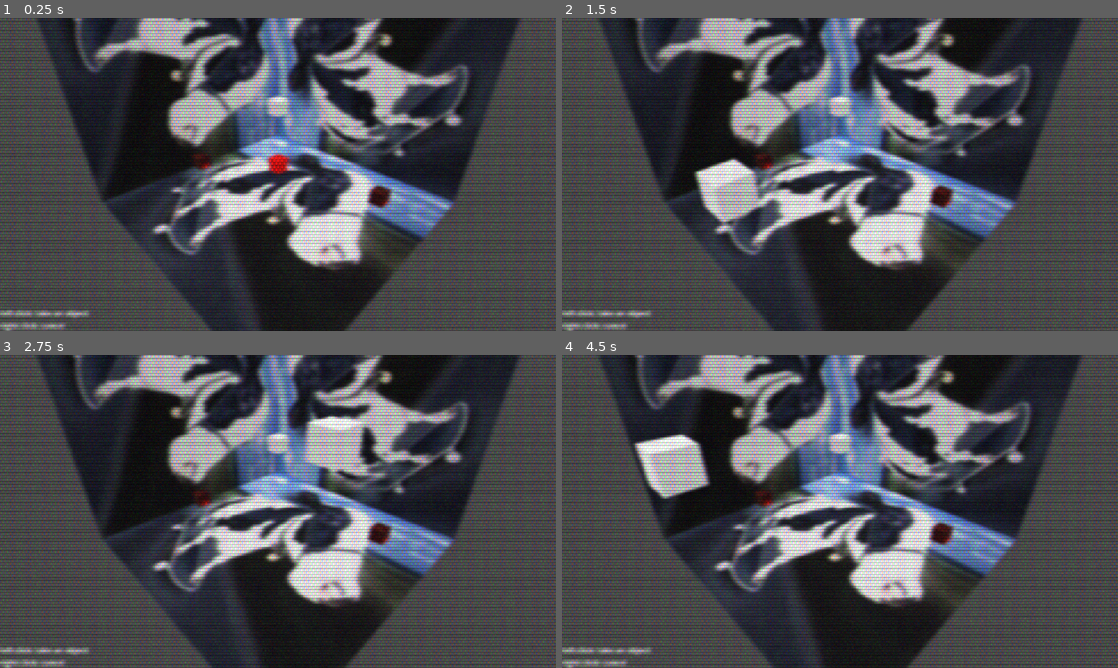
Above: before the commit, frames 1-4 (two rows, left to right).
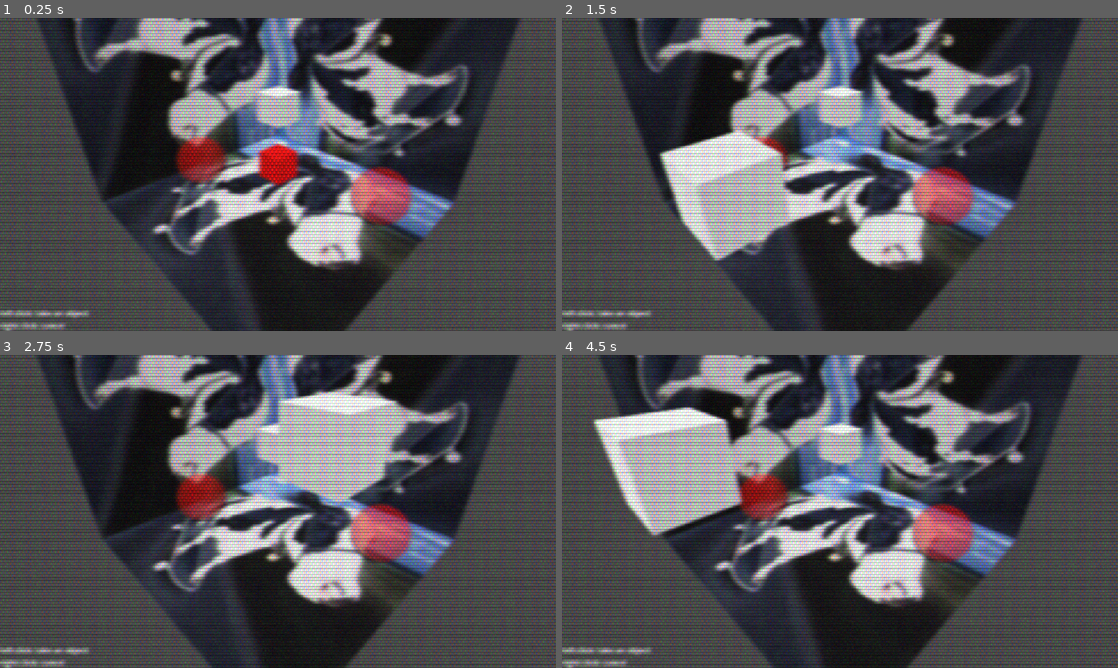
Above: after the commit, the same moments.

Repository: TotoEnF5/enjam-2026
Game: Godot game, scene res://scenes/node_3d.tscn
Two runs of this game, one before a commit and one after it. Both use one fixed random seed, a clock stepped at 60 frames per second and the inputs below. The engine's default icon, where the game draws it, is replaced by a stand-in: a white triangle on a blue panel in a dark square.
Inputs (mouse positions are in pixels of both pictures, inside the frame that each line leads up to):
- Up to frame 1 (0.25 s): no input
- Up to frame 2 (1.5 s): tap Enter at 0.5 s; move the mouse to (962, 158) at 0.52 s; click (962, 158) at 0.67 s; move the mouse to (728, 190) at 1.27 s; click (728, 190) at 1.42 s
- Up to frame 3 (2.75 s): move the mouse to (333, 442) at 2.02 s; click (333, 442) at 2.17 s
- Up to frame 4 (4.5 s): move the mouse to (812, 574) at 2.77 s; click (812, 574) at 2.92 s; move the mouse to (1006, 558) at 3.52 s; click (1006, 558) at 3.67 s; move the mouse to (673, 464) at 4.27 s; click (673, 464) at 4.42 s

The runs differ from the first frame. In frame 1, 4.3% of the frame differs, in the area x 31-75%, y 21-67%; in frame 2, 8.0%; in frame 3, 7.4%; in frame 4, 10%, in the area x 5-75%, y 16-67%.

Commit message:
zob malaxé

Diff:
--- a/scenes/game_gui.tscn
+++ b/scenes/hud.tscn
@@ -1,6 +1,6 @@
 [gd_scene format=3 uid="uid://beye3r8f266w0"]
 
-[node name="GameGui" type="Control" unique_id=928920586]
+[node name="HUD" type="Control" unique_id=928920586]
 layout_mode = 3
 anchors_preset = 15
 anchor_right = 1.0
--- a/scenes/node_3d.tscn
+++ b/scenes/node_3d.tscn
@@ -4,7 +4,7 @@
 [ext_resource type="PackedScene" uid="uid://j3j4co2wp81e" path="res://scenes/object.tscn" id="2_ns6u7"]
 [ext_resource type="PackedScene" uid="uid://duo44oo3kqxdl" path="res://scenes/snap_point.tscn" id="3_5t4e2"]
 [ext_resource type="PackedScene" uid="uid://tl12l6wootjk" path="res://scenes/object_mover.tscn" id="4_xvgsr"]
-[ext_resource type="PackedScene" uid="uid://beye3r8f266w0" path="res://scenes/game_gui.tscn" id="5_oqwcg"]
+[ext_resource type="PackedScene" uid="uid://beye3r8f266w0" path="res://scenes/hud.tscn" id="5_oqwcg"]
 
 [sub_resource type="PlaneMesh" id="PlaneMesh_c6agx"]
 size = Vector2(5, 5)
--- a/scenes/object.tscn
+++ b/scenes/object.tscn
@@ -3,13 +3,13 @@
 [ext_resource type="Script" uid="uid://jylvbhg5b6k0" path="res://scripts/object.gd" id="1_pkda2"]
 
 [sub_resource type="BoxMesh" id="BoxMesh_c6agx"]
-size = Vector3(0.25, 0.25, 0.25)
+size = Vector3(0.5, 0.5, 0.5)
 
 [sub_resource type="StandardMaterial3D" id="StandardMaterial3D_pkda2"]
 resource_local_to_scene = true
 
 [sub_resource type="BoxShape3D" id="BoxShape3D_c6agx"]
-size = Vector3(0.25, 0.25, 0.25)
+size = Vector3(0.5, 0.5, 0.5)
 
 [node name="Object" type="Node3D" unique_id=245253461]
 script = ExtResource("1_pkda2")
--- a/scenes/snap_point.tscn
+++ b/scenes/snap_point.tscn
@@ -1,27 +1,24 @@
 [gd_scene format=3 uid="uid://duo44oo3kqxdl"]
 
 [ext_resource type="Script" uid="uid://bagfp4td4avc1" path="res://scripts/snap_point.gd" id="1_3w5ko"]
-[ext_resource type="Texture2D" uid="uid://ca6l2er2a5crg" path="res://icon.svg" id="2_uarwm"]
 
-[sub_resource type="BoxMesh" id="BoxMesh_c6agx"]
-size = Vector3(0.25, 0.25, 0.25)
+[sub_resource type="SphereMesh" id="SphereMesh_uarwm"]
 
 [sub_resource type="StandardMaterial3D" id="StandardMaterial3D_3w5ko"]
-albedo_color = Color(1, 0, 0, 1)
-albedo_texture = ExtResource("2_uarwm")
+transparency = 1
+albedo_color = Color(1, 0, 0, 0.5019608)
 
-[sub_resource type="BoxShape3D" id="BoxShape3D_c6agx"]
-size = Vector3(0.25, 0.25, 0.25)
+[sub_resource type="SphereShape3D" id="SphereShape3D_uarwm"]
 
 [node name="SnapPoint" type="Node3D" unique_id=1161725782]
 script = ExtResource("1_3w5ko")
 
 [node name="MeshInstance3D" type="MeshInstance3D" parent="." unique_id=144146389]
-mesh = SubResource("BoxMesh_c6agx")
+mesh = SubResource("SphereMesh_uarwm")
 surface_material_override/0 = SubResource("StandardMaterial3D_3w5ko")
 
 [node name="StaticBody3D" type="StaticBody3D" parent="." unique_id=1530563220]
 collision_layer = 2
 
 [node name="CollisionShape3D" type="CollisionShape3D" parent="StaticBody3D" unique_id=409592790]
-shape = SubResource("BoxShape3D_c6agx")
+shape = SubResource("SphereShape3D_uarwm")
--- a/scripts/object_mover.gd
+++ b/scripts/object_mover.gd
@@ -6,10 +6,12 @@
 
 
 const _OBJECT_MASK: int = 0b1
-const _SNAPPER_MASK: int = 0b01
+const _SNAPPER_MASK: int = 0b10
 
 var _current_object: Node3D = null
 var _targeted_object: Node3D = null
+
+var _targeted_snapper: Node3D = null
 
 var _initial_object_pos: Vector3
 
@@ -20,19 +22,29 @@
 
 	if event is InputEventMouseMotion:
 		if _current_object != null:
-			var mouse_pos = get_viewport().get_mouse_position()
-			var pos = camera.project_ray_origin(mouse_pos)
-			_current_object.position = pos + camera.project_ray_normal(mouse_pos) * 2
+			if _targeted_snapper == null:
+				var mouse_pos = get_viewport().get_mouse_position()
+				var pos = camera.project_ray_origin(mouse_pos)
+				_current_object.position = pos + camera.project_ray_normal(mouse_pos) * 2
+			else:
+				if _targeted_snapper != null:
+					_current_object.position = _targeted_snapper.position
+
 
 	if event is InputEventMouseButton:
 		if not event.pressed:
 			return
 
 		if event.button_index == MOUSE_BUTTON_LEFT:
-			if _targeted_object != _current_object:
+			if _current_object == null:
 				_current_object = _targeted_object
+				_initial_object_pos = _current_object.position
 				_current_object.take()
-				_initial_object_pos = _current_object.position
+			else:
+				if _targeted_snapper != null:
+					_current_object.position = _targeted_snapper.position
+					_current_object.untake()
+					_current_object = null
 
 		if event.button_index == MOUSE_BUTTON_RIGHT:
 			if _current_object == null:
@@ -44,16 +56,21 @@
 
 
 func _physics_process(delta: float) -> void:
-	var object = _raycast(_OBJECT_MASK)
-	if object != null:
-		if _targeted_object != null:
-			_targeted_object.untarget()
+	if _current_object == null:
+		var object = _raycast(_OBJECT_MASK)
+		if object != null:
+			if _targeted_object != null:
+				_targeted_object.untarget()
 
-		_targeted_object = object
-		_targeted_object.target()
+			_targeted_object = object
+			_targeted_object.target()
+		else:
+			if _targeted_object != null:
+				_targeted_object.untarget()
 	else:
-		if _targeted_object != null:
-			_targeted_object.untarget()
+		var snapper = _raycast(_SNAPPER_MASK)
+		_targeted_snapper = snapper
+
 
 func _raycast(mask: int) -> Node3D:
 	var mouse_pos = get_viewport().get_mouse_position()
